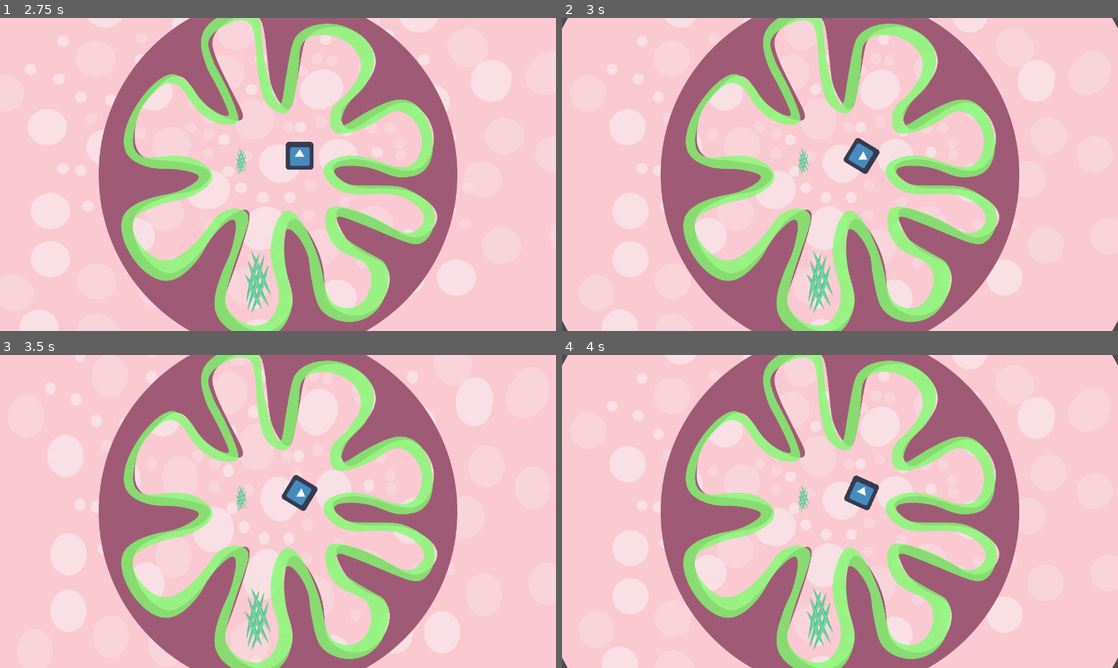
Above: before the commit, frames 1-4 (two rows, left to right).
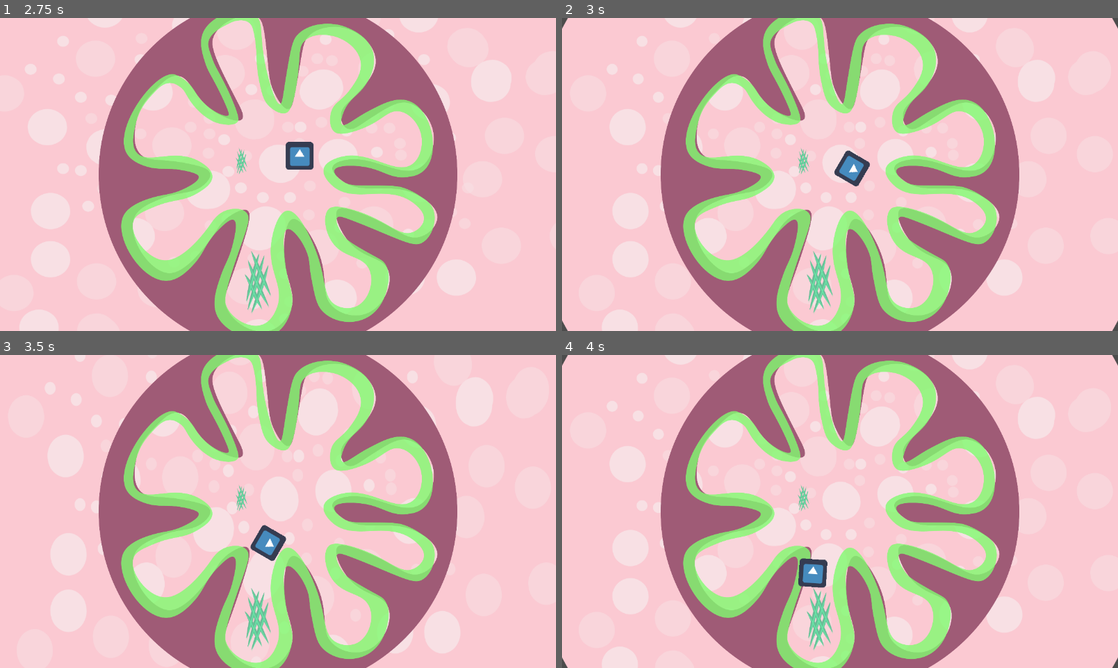
Above: after the commit, the same moments.

Repository: mihaelagrigore/Gutstuck
Game: Godot game, scene res://Sources/Levels/Level_1.tscn
Same seed, same stepped clock (60 frames per second), same inputs: the game is played once before the commit and once after it. Before the commit the project has no main scene; this scene is started directly in both runs. The engine's default icon, where the game draws it, is replaced by a stand-in: a white triangle on a blue panel in a dark square.
Inputs (mouse positions are in pixels of both pictures, inside the frame that each line leads up to):
- Up to frame 1 (2.75 s): move the mouse to (400, 158) at 0.52 s; press the mouse at (400, 158) at 0.53 s; move the mouse to (166, 190) at 1.27 s; release the mouse at (166, 190) at 1.28 s; right-click (166, 190) at 1.35 s; move the mouse to (333, 105) at 2.02 s; press the mouse at (333, 105) at 2.03 s
- Up to frame 2 (3 s): move the mouse to (812, 237) at 2.77 s; release the mouse at (812, 237) at 2.78 s; right-click (812, 237) at 2.85 s
- Up to frame 3 (3.5 s): no input
- Up to frame 4 (4 s): move the mouse to (1006, 558) at 3.52 s; press the mouse at (1006, 558) at 3.53 s

Frame 1 is identical in both runs. In frame 2, 0.6% of the frame differs, in the area x 49-58%, y 38-54%; in frame 3, 0.9%, in the area x 45-58%, y 38-66%; in frame 4, 0.9%.

Commit message:
Changed _input function

Diff:
--- a/Gutstuck_Project/Sources/Bacteria/Bacteria.gd
+++ b/Gutstuck_Project/Sources/Bacteria/Bacteria.gd
@@ -43,13 +43,14 @@
 func _input(event):
 	if state==STATE_SELECTED:
 		look_at(get_global_mouse_position())
-		if event.is_action_pressed('click'):
-			target = get_global_mouse_position()
+#		if event.is_action_pressed('click'):
+#			target = get_global_mouse_position()
 
 func _physics_process(delta):
 	var velocity = Vector2()
-	if state== STATE_MOVING:
+	if state== STATE_SELECTED:
 		velocity = (target - position).normalized() * speed
+		print("velocity=",velocity)
 		#rotation = velocity.angle()
 	#if (target - position).length() > 5: that was in the tuto, thought to replace it with the other if
 		move_and_slide(velocity)
--- a/Gutstuck_Project/Sources/Levels/Level_1.tscn
+++ b/Gutstuck_Project/Sources/Levels/Level_1.tscn
@@ -50,7 +50,6 @@
 
 [node name="AudioStreamPlayer2D" type="AudioStreamPlayer2D" parent="."]
 stream = ExtResource( 5 )
-autoplay = true
 
 [node name="AnimationPlayer" type="AnimationPlayer" parent="."]
 autoplay = "Wobling"
--- a/Gutstuck_Project/project.godot
+++ b/Gutstuck_Project/project.godot
@@ -33,6 +33,7 @@
 [application]
 
 config/name="Gutstuck_Project"
+run/main_scene="res://Sources/Levels/Level_1.tscn"
 config/icon="res://icon.png"
 
 [display]
